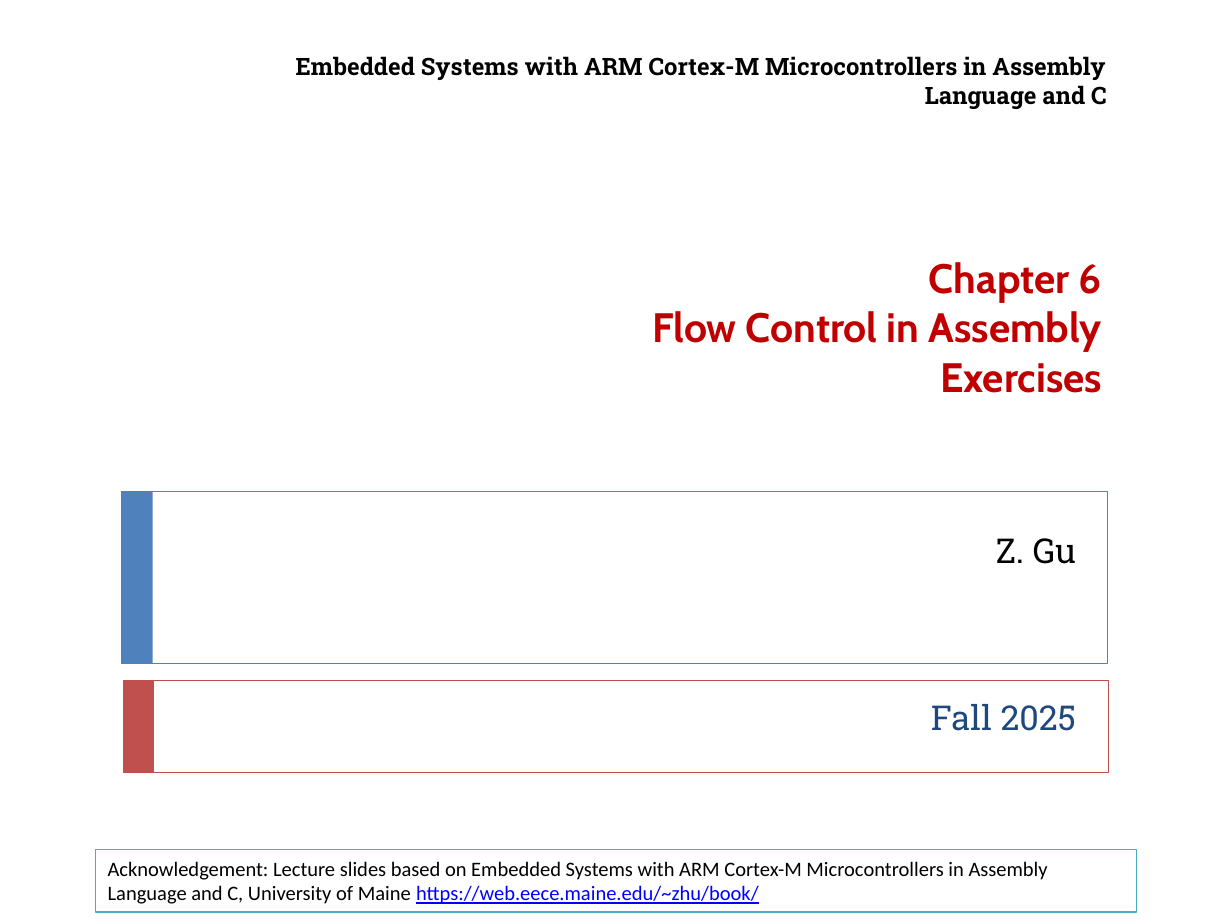
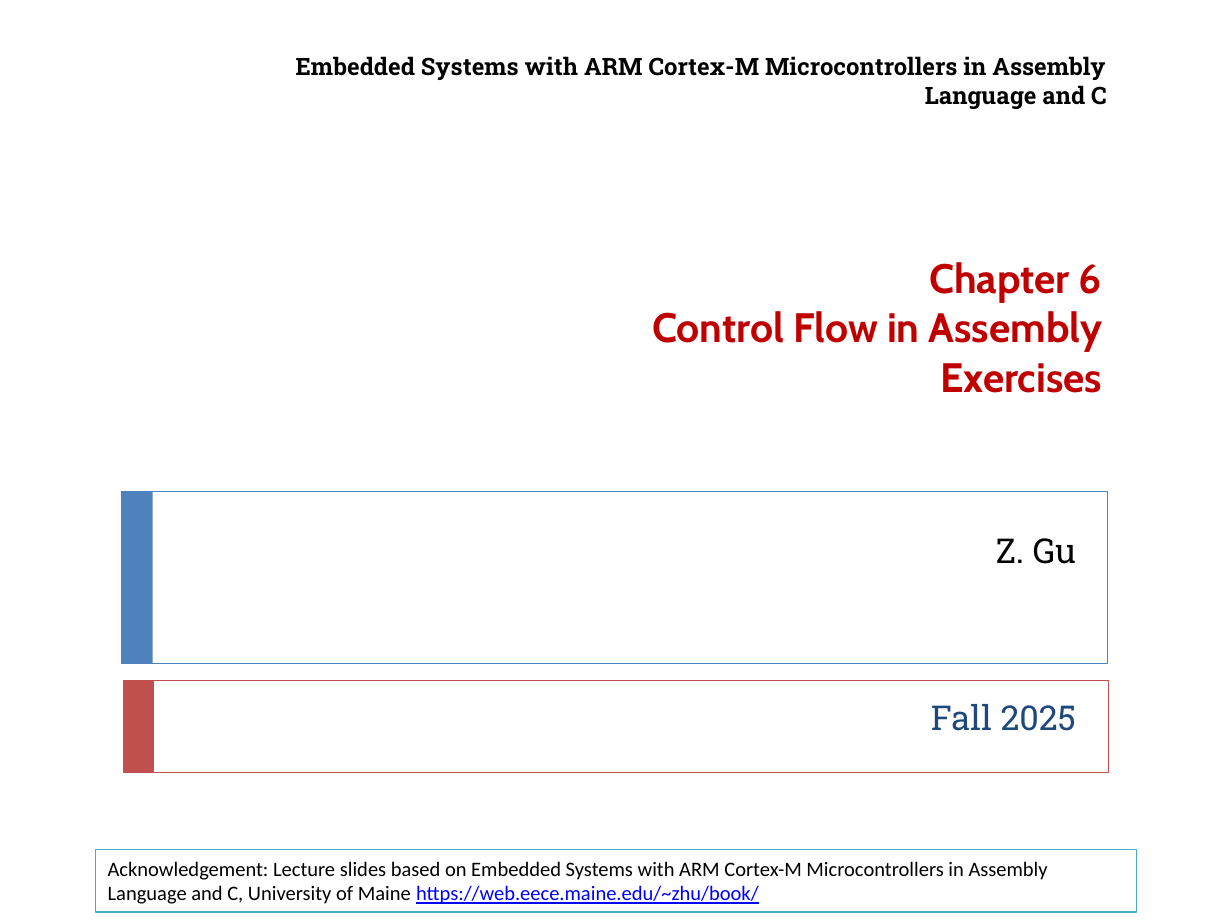
Before and after one commit to guhofstra/CSC111Fa25, a slide deck: slide 1 of PPTs/Ch6_ARM_Control_Flow_Exercises.pptx. Drawn at 1232x924 pixels with LibreOffice and Linux fonts; fonts in the diff are those of the drawing. Boxes give left, top, right and bottom in pixels: in the first picture for what was removed or moved away, otherwise in the second. Text is boxed around its words. In the diff, an @@ line names an element or a change of style, - is before the commit and + after.

```diff
--- a/PPTs/Ch6_ARM_Control_Flow_Exercises.pptx
+++ b/PPTs/Ch6_ARM_Control_Flow_Exercises.pptx
@@ text at (652, 311, 1102, 352): text changed @@
-Flow Control in Assembly
+Control Flow in Assembly
```
Also in this commit, not shown: 8 other files.
